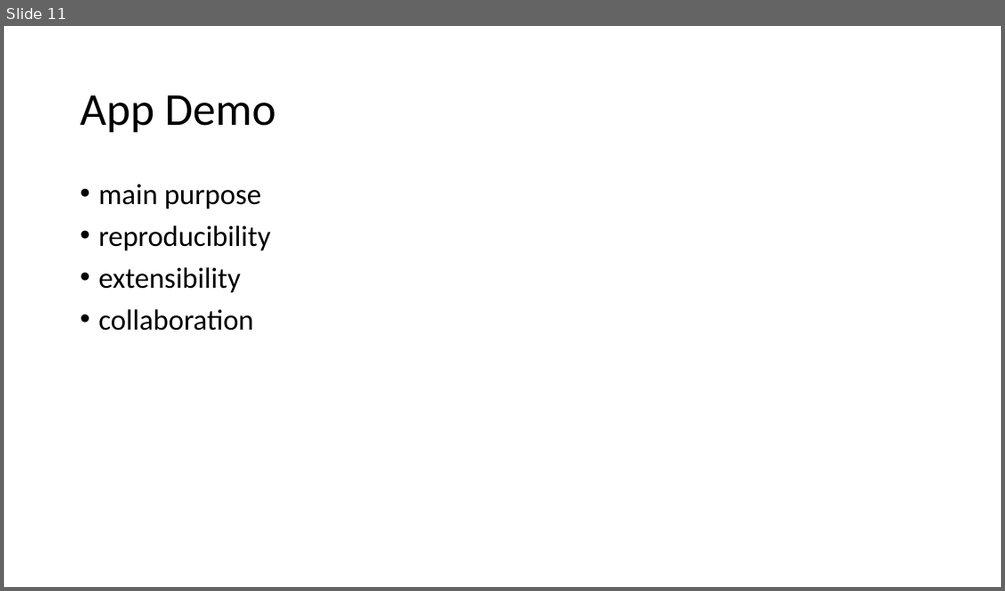
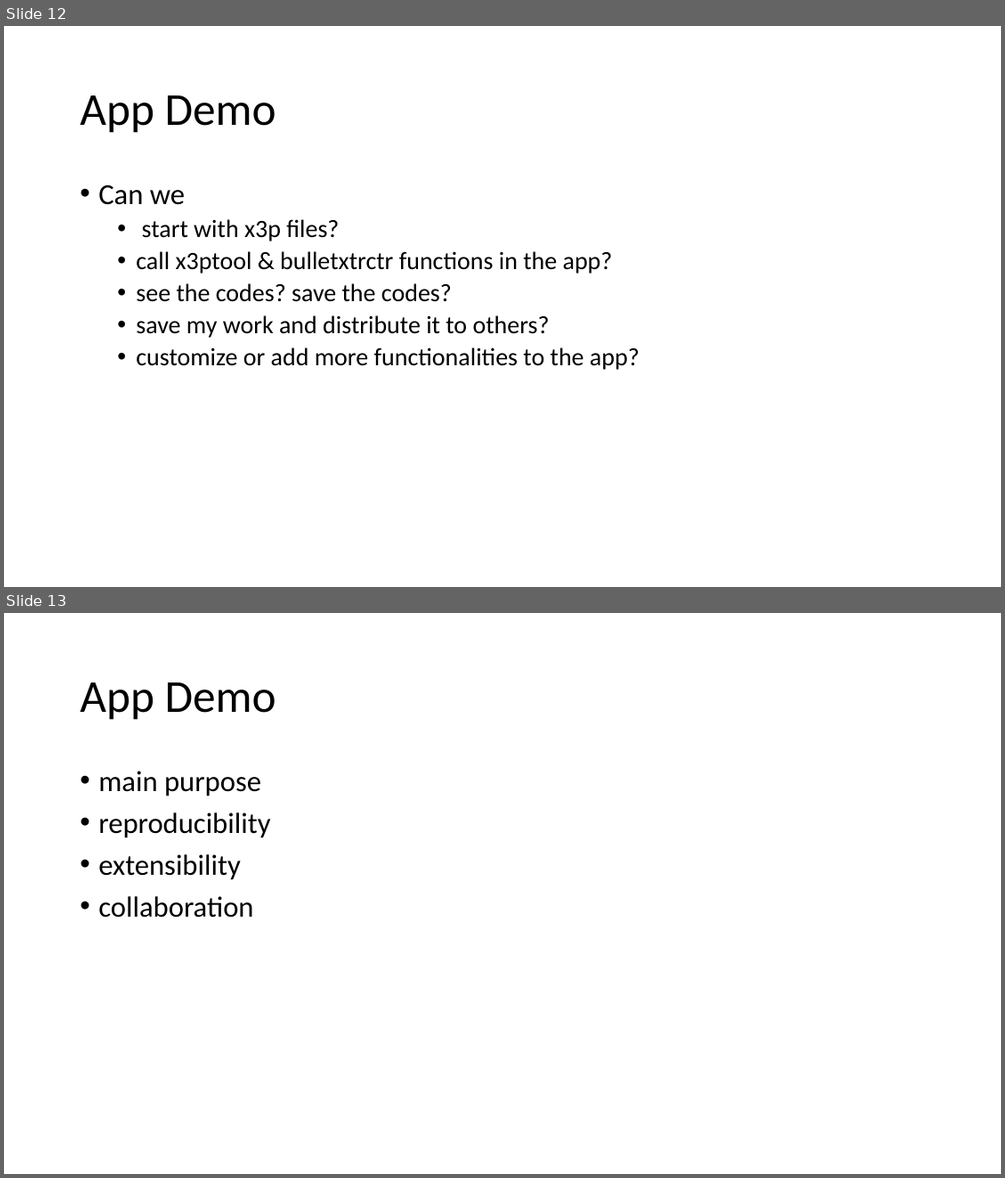
Before and after one commit to jzemmels/cartridgeInvestigatR, a slide deck: graphics.pptx. Shown one above the other, each under a label of ours: slide 11 before the commit, slides 12 and 13 after it. The pictures are 1005x591 and 1005x1178 pixels, drawn with LibreOffice and Linux fonts; fonts in the diff are those of the drawing. Boxes give left, top, right and bottom in pixels: in the first picture for what was removed or moved away, otherwise in the second. Text is boxed around its words. In the diff, an @@ line names an element or a change of style, - is before the commit and + after.

```diff
--- a/graphics.pptx
+++ b/graphics.pptx
@@ slide 12 added at bbox=[4, 26, 1001, 587], background #FFFFFF @@
@@ title added at bbox=[80, 95, 276, 133], 44 pt, text #000000 @@
+App Demo
@@ text added at bbox=[98, 184, 639, 370], 24 pt, text #000000 @@
+• Can we
+  • start with x3p files?
+  • call x3ptool & bulletxtrctr functions in the app?
+  • see the codes? save the codes?
+  • save my work and distribute it to others?
+  • customize or add more functionalities to the app?
@@ what was slide 11 is now slide 13 @@
```
Also in this commit, not shown: 1 other slide added, 3 other files.
